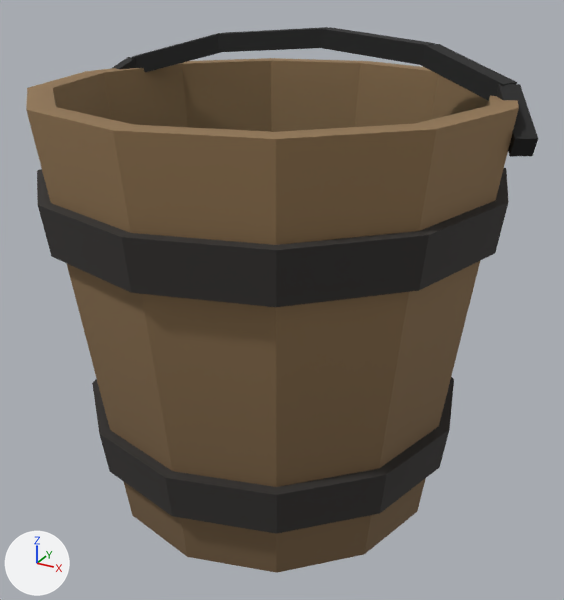
Renders of the glTF model games/yorimichi/assets/belmonte/meshes/SM_BM_BP_Bucket.glb from each side of a commit.
The view is the same before and after, from a 50 mm lens placed at (0.235, -0.416, 0.341), pointed at (0.008, -0.003, 0.135). The lights are fixed; the arrows at lower left show +X, +Y and +Z. The first picture is the older version. Vertices at exactly the same position are counted once.

Objects in the first picture: 'SM_BM_BP_Bucket'.
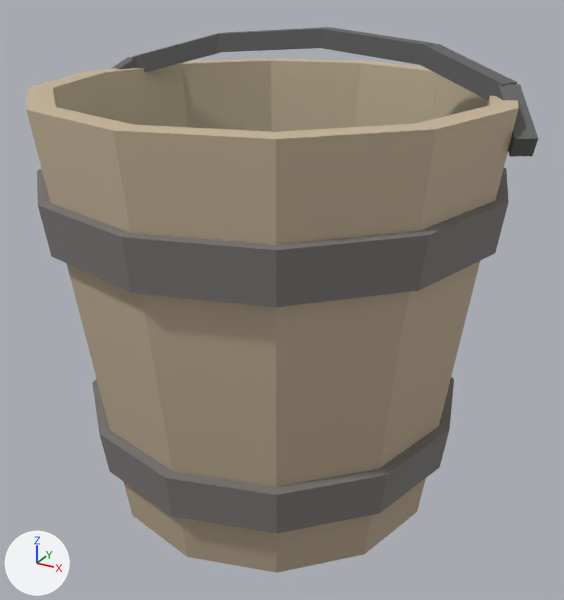
Where the change shows, as pixel boxes (x1, y1, x2, y2) in the pictures (564 x 600 px):
part 1 of me_sm_bp_bucket, recoloured (dark grey to grey)
    both: (37, 64, 509, 534)
part 2 of me_sm_bp_bucket, recoloured (brown to beige)
    both: (26, 58, 519, 573)
part 3 of me_sm_bp_bucket, recoloured (black to dark grey)
    both: (112, 27, 538, 157)

What changed in the scene script:
```text
Change me_sm_bp_bucket:
    where me_sm_bp_bucket.from_pydata(...)  # 205 vertices, 300 faces; spans x -0.157..0.157, y -0.146..0.146, z 0.0..0.298
    used by ob_sm_bm_bp_bucket; location = (0.0, 0.0, 0.0)
    me_sm_bp_bucket part 1: 168 faces centred in x -0.137..0.137, y -0.137..0.137, z 0.04..0.22 are repainted in the vertex colours; the middle colour goes from dark grey #33302e to grey #7c7876
    me_sm_bp_bucket part 2: 60 faces centred in x -0.129..0.129, y -0.129..0.129, z 0.09..0.27 are repainted in the vertex colours; the middle colour goes from brown #8d714f to beige #c4b297
    me_sm_bp_bucket part 3: 72 faces centred in x -0.152..0.152, y 0.0..0.073, z 0.248..0.297 are repainted in the vertex colours; the middle colour goes from black #212121 to dark grey #656565
```
